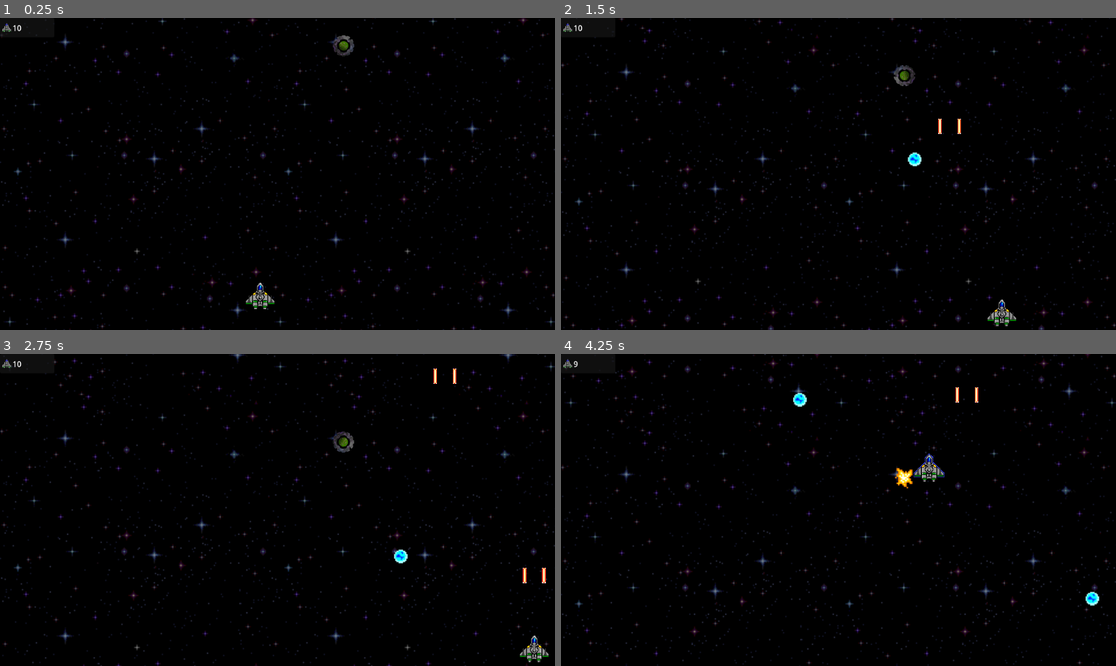
Above: before the commit, frames 1-4 (two rows, left to right).
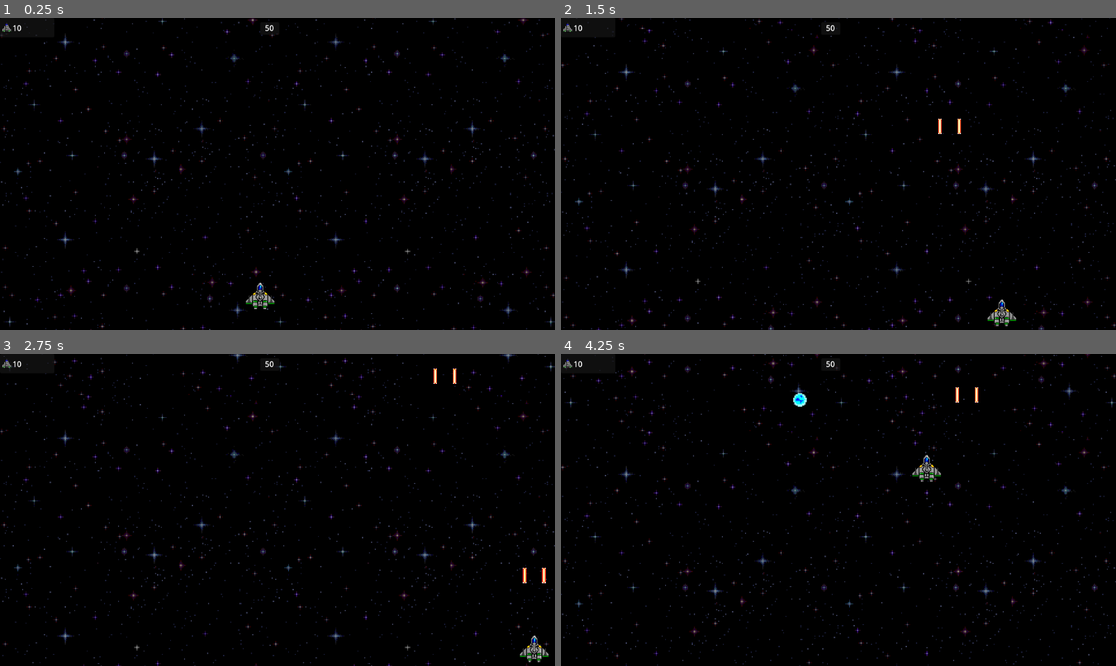
Above: after the commit, the same moments.

Repository: grammidin4eg/StartVoid
Game: Godot game, scene res://scenes/main/main.tscn
Two runs of this game, one before a commit and one after it. Both use one fixed random seed, a clock stepped at 60 frames per second and the inputs below.
Inputs:
- Up to frame 1 (0.25 s): no input
- Up to frame 2 (1.5 s): hold D (right) 0.53-1.28 s; hold Space (fire) 0.53-1.28 s; hold S (down) from 1.28 s (still down); tap Space (fire) at 1.35 s
- Up to frame 3 (2.75 s): release S (down) at 2.03 s; hold D (right) from 2.03 s (still down); hold Space (fire) from 2.03 s (still down)
- Up to frame 4 (4.25 s): release D (right) at 2.78 s; release Space (fire) at 2.78 s; hold W (up) 2.78-3.53 s; tap Space (fire) at 2.85 s; hold A (left) from 3.53 s (still down); hold Space (fire) from 3.53 s (still down)

The runs differ from the first frame. In frame 1, 0.8% of the frame differs, in the area x 0-100%, y 0-100%; in frame 2, 0.9%; in frame 3, 0.9%; in frame 4, 1.2%.

Commit message:
счетчик врагов

Diff:
--- a/project.godot
+++ b/project.godot
@@ -73,4 +73,5 @@
 
 [rendering]
 
+textures/canvas_textures/default_texture_filter=0
 environment/defaults/default_clear_color=Color(0.0807833, 0.0807834, 0.0807833, 1)
--- a/scenes/main/main.gd
+++ b/scenes/main/main.gd
@@ -1,5 +1,8 @@
 extends Node2D
+var enemy_count = 50
 
+func _ready():
+	_update_aim_counter()
 
 func _on_bullet_area_body_exited(body):
 	body.queue_free()
@@ -11,3 +14,11 @@
 
 func _on_player_change_heart(new_hearth):
 	%hpLabel.text = str(new_hearth)
+
+
+func _on_spawn_timer_on_aim_destroy():
+	enemy_count -= 1
+	_update_aim_counter()
+
+func _update_aim_counter():
+	%AimCountLabel.text = str(enemy_count)
--- a/scenes/main/main.tscn
+++ b/scenes/main/main.tscn
@@ -1,9 +1,8 @@
-[gd_scene load_steps=14 format=3 uid="uid://tiwluyqs0x7w"]
+[gd_scene load_steps=13 format=3 uid="uid://tiwluyqs0x7w"]
 
 [ext_resource type="PackedScene" uid="uid://drju6low0rlxi" path="res://scenes/player/player.tscn" id="1_dkoxo"]
 [ext_resource type="Script" path="res://scenes/main/main.gd" id="1_ogoji"]
 [ext_resource type="AudioStream" uid="uid://cexi81y0b83s8" path="res://mus/battle1.mp3" id="3_72vtx"]
-[ext_resource type="PackedScene" uid="uid://dg5huet1dns14" path="res://scenes/ufo/ufo.tscn" id="4_ryn2x"]
 [ext_resource type="Script" path="res://scenes/main/spawn_timer.gd" id="5_5amii"]
 [ext_resource type="Texture2D" uid="uid://nkj50pduroue" path="res://images/ss_1.png" id="6_g2vub"]
 [ext_resource type="Script" path="res://scenes/main/parallax_background.gd" id="7_d8je0"]
@@ -65,9 +64,6 @@
 stream = ExtResource("3_72vtx")
 autoplay = true
 
-[node name="Ufo" parent="." instance=ExtResource("4_ryn2x")]
-position = Vector2(713, 45)
-
 [node name="MiddleLine" type="Area2D" parent="."]
 collision_layer = 32
 collision_mask = 2
@@ -93,16 +89,16 @@
 
 [node name="UILayer" type="CanvasLayer" parent="."]
 
-[node name="Panel" type="Panel" parent="UILayer"]
+[node name="HpPanel" type="Panel" parent="UILayer"]
 offset_right = 113.0
 offset_bottom = 40.0
 
-[node name="hpSprite" type="Sprite2D" parent="UILayer/Panel"]
+[node name="hpSprite" type="Sprite2D" parent="UILayer/HpPanel"]
 position = Vector2(14, 20)
 scale = Vector2(0.3, 0.3)
 texture = ExtResource("6_g2vub")
 
-[node name="hpLabel" type="Label" parent="UILayer/Panel"]
+[node name="hpLabel" type="Label" parent="UILayer/HpPanel"]
 unique_name_in_owner = true
 layout_mode = 0
 offset_left = 26.0
@@ -110,6 +106,21 @@
 offset_right = 76.0
 offset_bottom = 32.0
 text = "x 1000"
+
+[node name="AimCountPanel" type="Panel" parent="UILayer"]
+offset_left = 540.0
+offset_top = 9.0
+offset_right = 580.0
+offset_bottom = 35.0
+
+[node name="AimCountLabel" type="Label" parent="UILayer/AimCountPanel"]
+unique_name_in_owner = true
+layout_mode = 0
+offset_right = 40.0
+offset_bottom = 23.0
+text = "1000"
+horizontal_alignment = 1
+vertical_alignment = 1
 
 [node name="ParallaxBackground" type="ParallaxBackground" parent="."]
 script = ExtResource("7_d8je0")
@@ -127,4 +138,5 @@
 [connection signal="change_heart" from="Player" to="." method="_on_player_change_heart"]
 [connection signal="body_exited" from="BulletArea" to="." method="_on_bullet_area_body_exited"]
 [connection signal="body_entered" from="MiddleLine" to="." method="_on_middle_line_body_entered"]
+[connection signal="on_aim_destroy" from="SpawnTimer" to="." method="_on_spawn_timer_on_aim_destroy"]
 [connection signal="timeout" from="SpawnTimer" to="SpawnTimer" method="_on_timeout"]
--- a/scenes/main/spawn_timer.gd
+++ b/scenes/main/spawn_timer.gd
@@ -1,6 +1,8 @@
 extends Timer
 
 const AIM = preload("res://scenes/ufo/ufo.tscn")
+
+signal on_aim_destroy
 
 func _ready():
 	randomize()
@@ -10,4 +12,8 @@
 	# %SpawnMarker
 	%SpawnPathFollow.progress_ratio = snapped(randf_range(0, 1), 0.1)
 	aim.global_position = %SpawnPathFollow/SpawnMarker.global_position
+	aim.connect('on_destroy', _on_aim_destroy)
 	get_node('/root/Main').add_child(aim)
+
+func _on_aim_destroy():
+	on_aim_destroy.emit()
--- a/scenes/shots/laser_shot.gd
+++ b/scenes/shots/laser_shot.gd
@@ -19,6 +19,7 @@
 
 		if collider and collider.is_in_group("Enemy"):
 			collider.hurt(power)
+			queue_free()
 
 func shoot_sound():
 	$ShootSound.play()
--- a/scenes/ufo/ufo.gd
+++ b/scenes/ufo/ufo.gd
@@ -9,6 +9,8 @@
 var type: UFO_DIRECT = UFO_DIRECT.DOWN
 
 var health = 1
+
+signal on_destroy
 
 func _physics_process(delta):
 	rotation += ANGULAR_SPEED * delta
@@ -32,7 +34,9 @@
 		get_parent().add_child(bullet)
 
 func hurt(value: int):
-	health -= value
-	if health < 1:
-		Common.create_exposion(position, get_parent())
-		queue_free()
+	if health > 0:
+		health -= value
+		if health < 1:
+			Common.create_exposion(position, get_parent())
+			queue_free()
+			on_destroy.emit()
